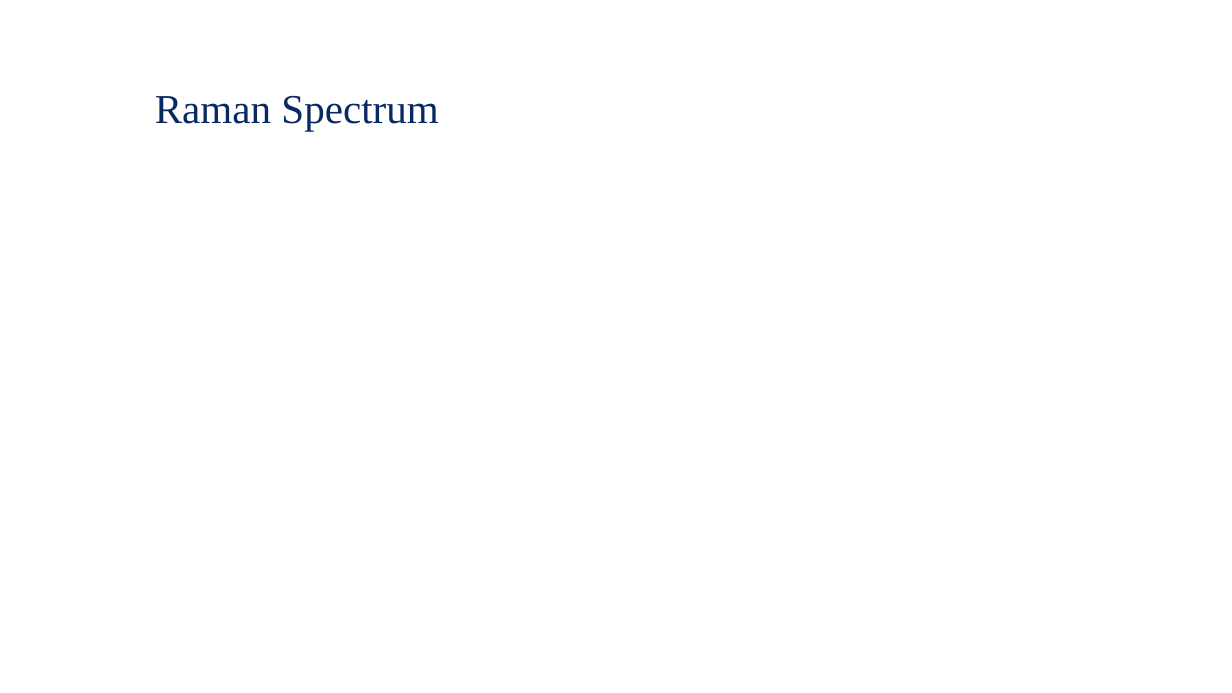
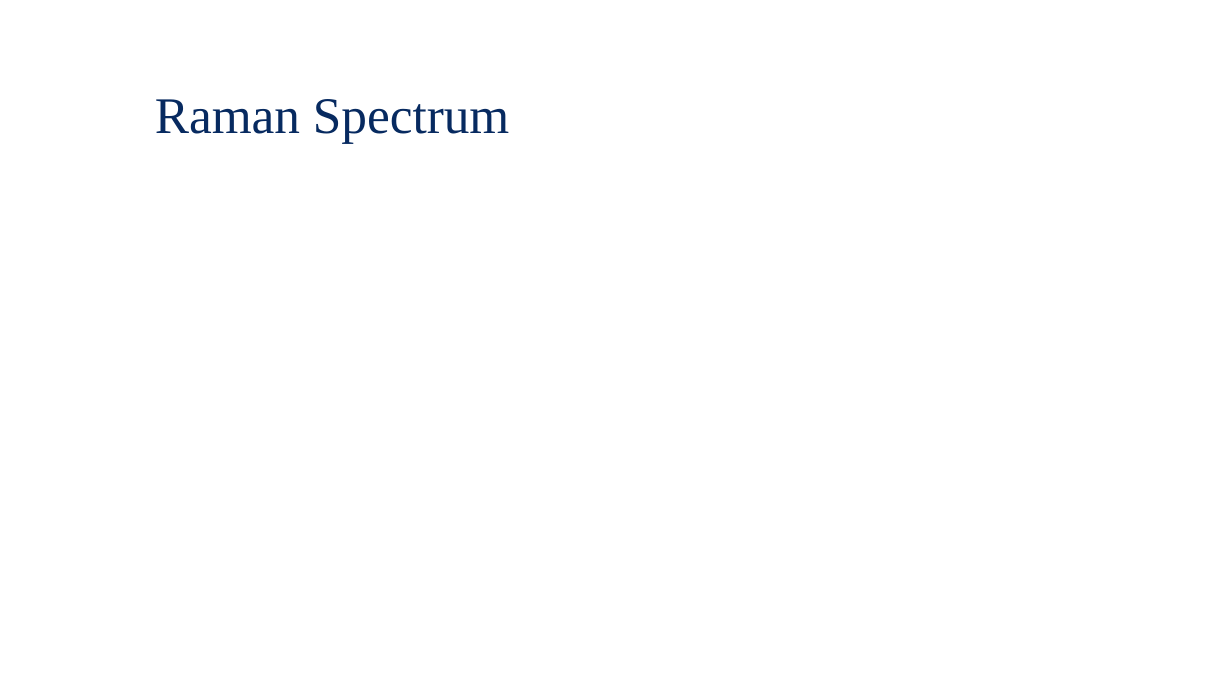
Before and after one commit to Waterbird20/APL2, a slide deck: slide 12 of Raman_Final Presentation.pptx (slide 10 before the commit). Drawn at 1232x693 pixels with LibreOffice and Linux fonts; fonts in the diff are those of the drawing; background and template pictures are left out. Boxes give left, top, right and bottom in pixels: in the first picture for what was removed or moved away, otherwise in the second. Text is boxed around its words. In the diff, an @@ line names an element or a change of style, - is before the commit and + after.

```diff
--- a/Raman_Final Presentation.pptx
+++ b/Raman_Final Presentation.pptx
@@ text "Raman Spectrum" at <box>155,99,509,144</box>: size 32 to 40 pt @@
```
Also in this commit, not shown: 8 other slides changed, 4 slides added, 2 slides removed, 2 other files.
